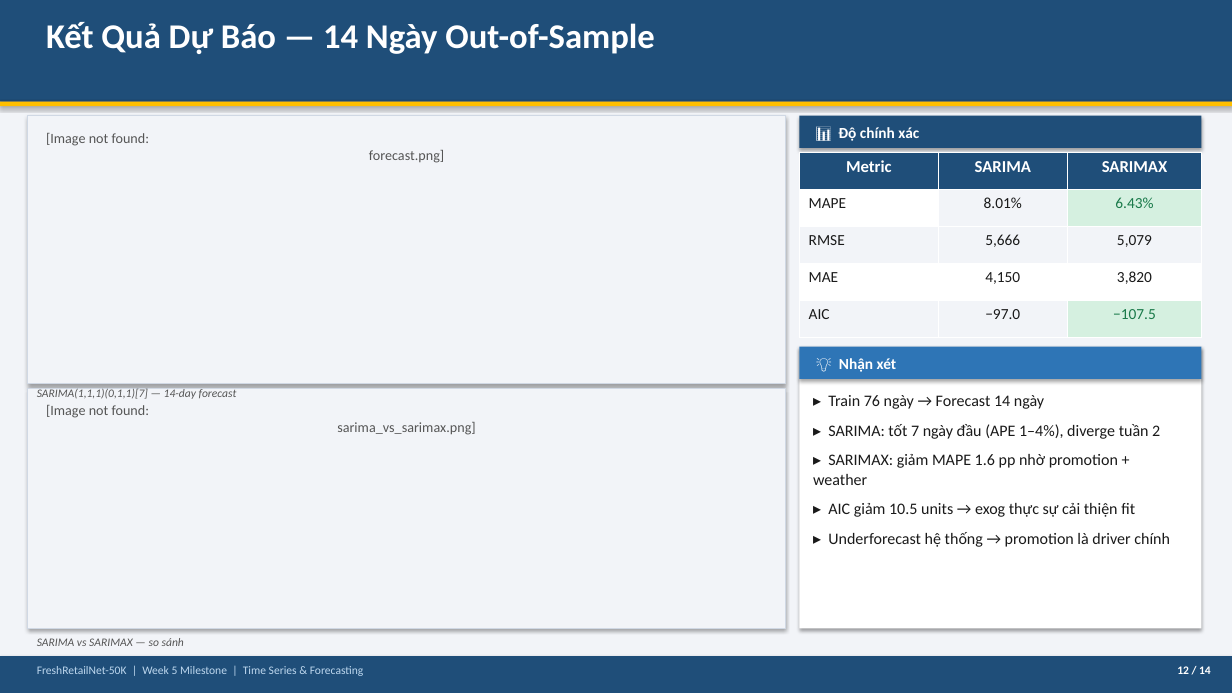
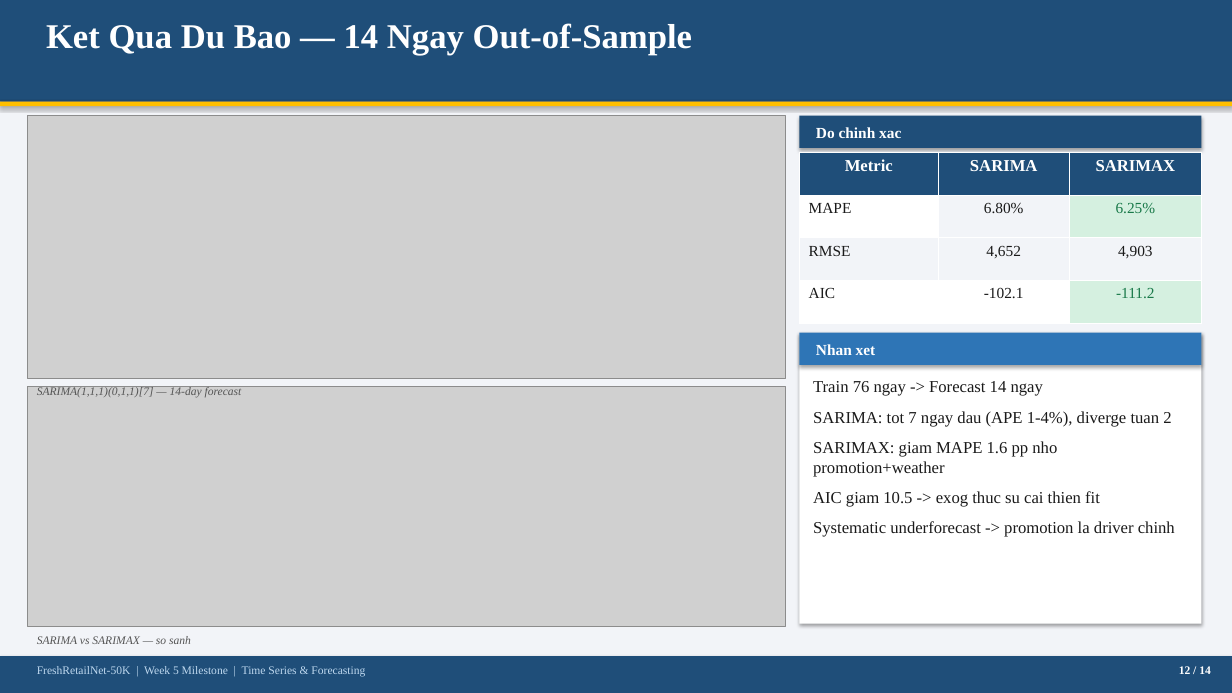
Before and after one commit to thanh-tai-435/TimeSeriesMrSu, a slide deck: slide 12 of Week5_Slides.pptx. Drawn at 1232x693 pixels with LibreOffice and Linux fonts; fonts in the diff are those of the drawing; grey boxes stand for pictures. Boxes give left, top, right and bottom in pixels: in the first picture for what was removed or moved away, otherwise in the second. Text is boxed around its words. In the diff, an @@ line names an element or a change of style, - is before the commit and + after.

```diff
--- a/Week5_Slides.pptx
+++ b/Week5_Slides.pptx
@@ text at <box>46,23,692,55</box>: text changed; font Calibri to Times New Roman @@
-Kết Quả Dự Báo — 14 Ngày Out-of-Sample
+Ket Qua Du Bao — 14 Ngay Out-of-Sample
@@ rectangle removed at <box>28,116,786,384</box> @@
@@ picture added at <box>28,116,786,379</box> @@
@@ text removed at <box>46,133,444,163</box> @@
-[Image not found:
-forecast.png]
@@ text at <box>816,127,901,138</box>: text changed; font Calibri to Times New Roman @@
-📊 Độ chính xác
+Do chinh xac
@@ table at <box>799,152,1202,323</box> @@
-row 2: MAPE | 8.01% | 6.43%
-row 3: RMSE | 5,666 | 5,079
-row 4: MAE | 4,150 | 3,820
-row 5: AIC | −97.0 | −107.5
+row 2: MAPE | 6.80% | 6.25%
+row 3: RMSE | 4,652 | 4,903
+row 4: AIC | -102.1 | -111.2
@@ rectangle: place and size @@
-rectangle at <box>799,347,1202,628</box>
+rectangle at <box>799,333,1202,624</box>
@@ rectangle: place and size @@
-rectangle at <box>799,347,1202,379</box>
+rectangle at <box>799,333,1202,365</box>
@@ text added at <box>816,344,876,355</box>, 12 pt, text #FFFFFF, bold @@
+Nhan xet
@@ text removed at <box>839,358,897,372</box> @@
-💡 Nhận xét
@@ font Calibri to Times New Roman in 3 elements at <box>37,666,365,677</box>, <box>1179,666,1211,674</box>, <box>37,387,242,398</box> @@
@@ rectangle removed at <box>28,388,786,628</box> @@
@@ picture added at <box>28,386,786,627</box> @@
@@ text at <box>813,381,1175,537</box>: text changed; size 12.5 to 13 pt; font Calibri to Times New Roman @@
-▸ Train 76 ngày → Forecast 14 ngày
-▸ SARIMA: tốt 7 ngày đầu (APE 1–4%), diverge tuần 2
-▸ SARIMAX: giảm MAPE 1.6 pp nhờ promotion + weather
-▸ AIC giảm 10.5 units → exog thực sự cải thiện fit
-▸ Underforecast hệ thống → promotion là driver chính
+Train 76 ngay -> Forecast 14 ngay
+SARIMA: tot 7 ngay dau (APE 1-4%), diverge tuan 2
+SARIMAX: giam MAPE 1.6 pp nho promotion+weather
+AIC giam 10.5 -> exog thuc su cai thien fit
+Systematic underforecast -> promotion la driver chinh
@@ text removed at <box>46,405,475,435</box> @@
-[Image not found:
-sarima_vs_sarimax.png]
@@ text at <box>37,636,191,644</box>: text changed; font Calibri to Times New Roman @@
-SARIMA vs SARIMAX — so sánh
+SARIMA vs SARIMAX — so sanh
```
Also in this commit, not shown: 12 other slides changed, 1 slide added, 1 slide removed, 13 other files.
